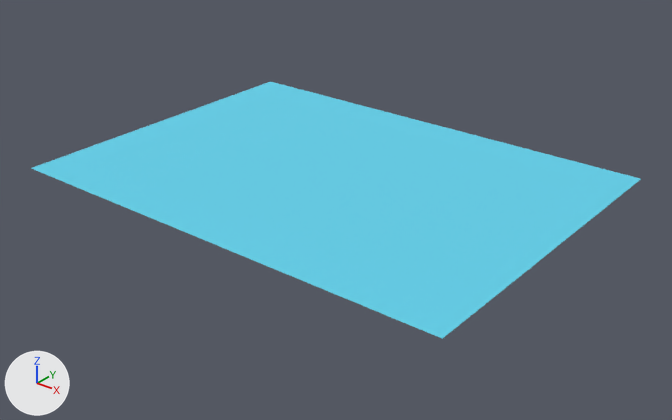
What one commit did to the glTF model assets/generated/surface.glb.
Both versions are drawn from a 50 mm lens placed at (566.0, -591.0, 436.0), pointed at (14.0, 100.0, 7.0). Lighting does not change. The marker at lower left points along +X, +Y and +Z. The older version comes first. Vertices at exactly the same position are counted once.

Names of what the first picture shows: 'surface'.
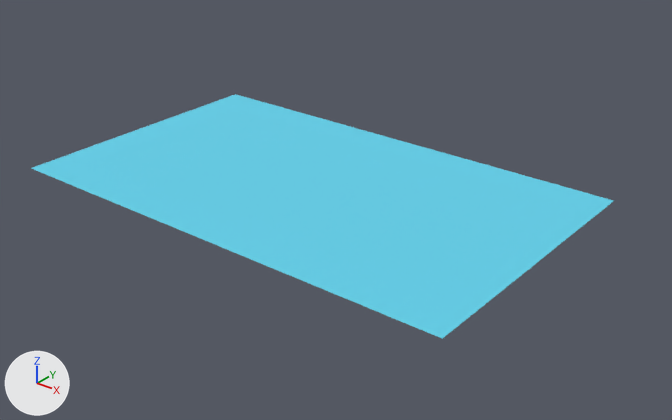
The newer file is also rescaled (x3.846), turned or shifted as a whole; pictures and numbers use the older file's frame.

Location of each change, [x1, y1, x2, y2] in pixels of the pictures (672 x 420 px):
'surface', reshaped
    before: [31, 82, 641, 339]
    after: [31, 94, 614, 339]

What the commit changed:
me_surface is used by ob_surface; location (0.0, 0.0, 0.0).
me_surface had 4 vertices, 2 faces and spanned x -260.0..260.0, y -80.0..300.0, z 42.0.
me_surface now has 4 vertices, 2 faces and spans x -260.0..260.0, y -80.0..232.0, z 42.0.
Part 1, on me_surface:
Vertex 2 of me_surface moves from (260.0, 300.0, 42.0) at pixel (641, 178) to (260.0, 232.0, 42.0) at pixel (614, 200).
Vertex 3 of me_surface moves from (-260.0, 300.0, 42.0) at pixel (270, 81) to (-260.0, 232.0, 42.0) at pixel (235, 94).
